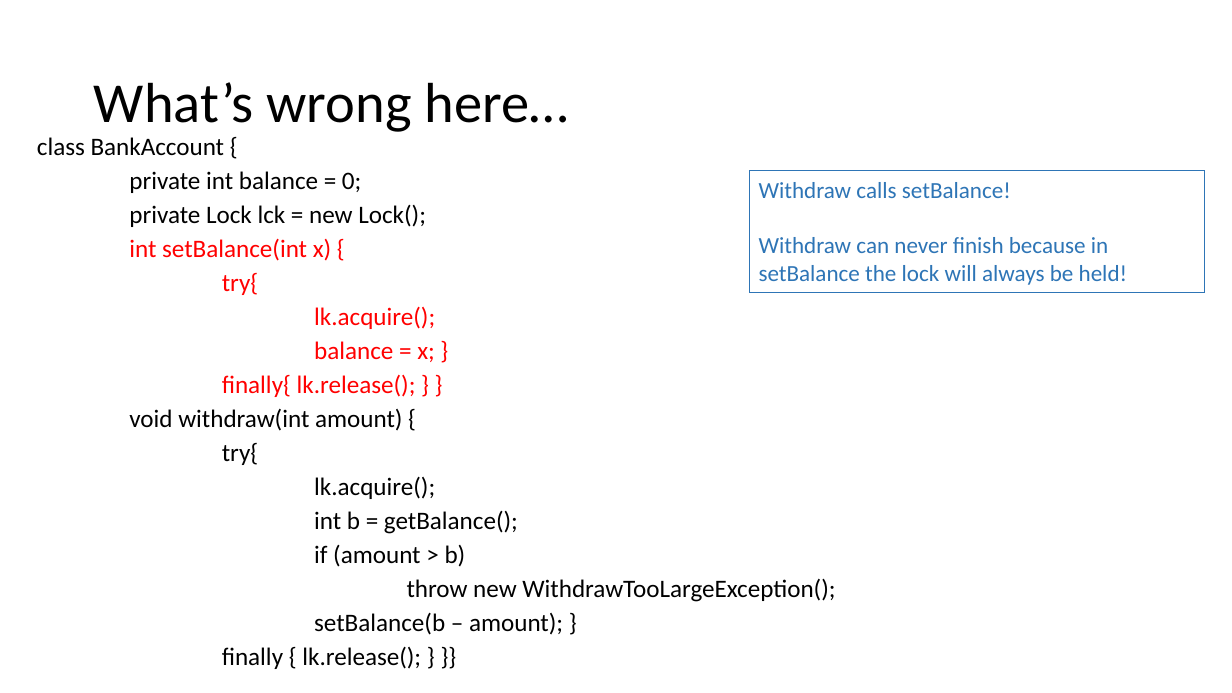
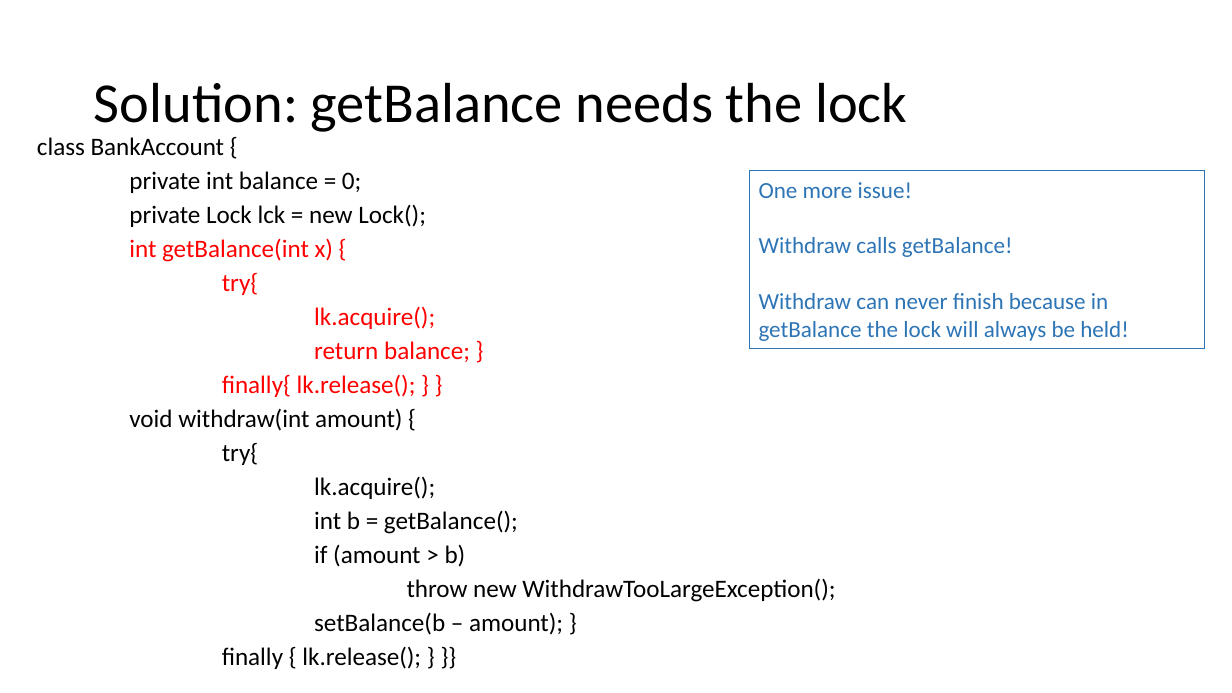
Before and after one commit to natebrunelle/cse332, a slide deck: slide 7 of markdown/files/slides/lecture20_concurrency2.pptx (slide 5 before the commit). Drawn at 1232x693 pixels with LibreOffice and Linux fonts; fonts in the diff are those of the drawing. Boxes give left, top, right and bottom in pixels: in the first picture for what was removed or moved away, otherwise in the second. Text is boxed around its words. In the diff, an @@ line names an element or a change of style, - is before the commit and + after.

```diff
--- a/markdown/files/slides/lecture20_concurrency2.pptx
+++ b/markdown/files/slides/lecture20_concurrency2.pptx
@@ title at <box>94,82,907,132</box>: text changed @@
-What’s wrong here…
+Solution: getBalance needs the lock
@@ rectangle "One more issue!": place and size @@
-rectangle "One more issue!" at <box>750,171,1204,292</box>
+rectangle "One more issue!" at <box>750,171,1204,348</box>
@@ text in rectangle at <box>759,182,1129,341</box>: text changed @@
-Withdraw calls setBalance!
-Withdraw can never finish because in setBalance the lock will always be held!
+One more issue!
+Withdraw calls getBalance!
+Withdraw can never finish because in getBalance the lock will always be held!
@@ text at <box>129,239,333,262</box>: text changed @@
-int setBalance(int x) {
+int getBalance(int x) {
@@ text at <box>314,341,470,362</box>: text changed @@
-balance = x; }
+return balance; }
```
Also in this commit, not shown: 26 other slides changed, 5 slides added, 2 slides removed, 12 other files.
